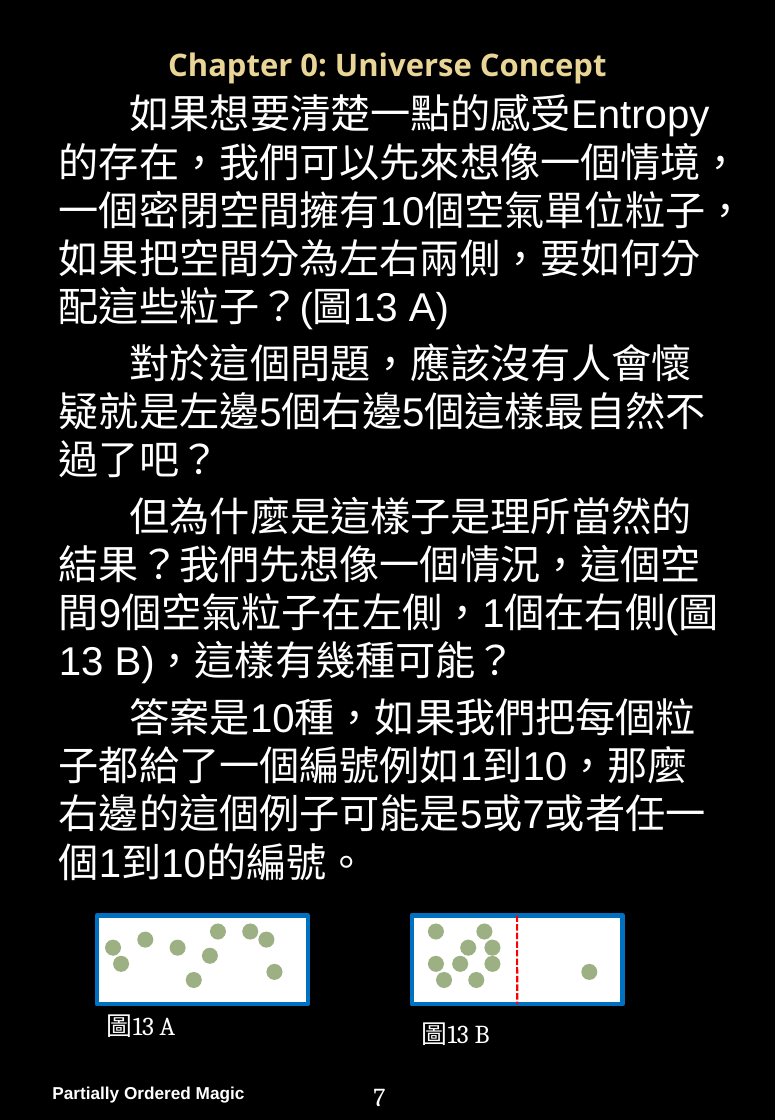
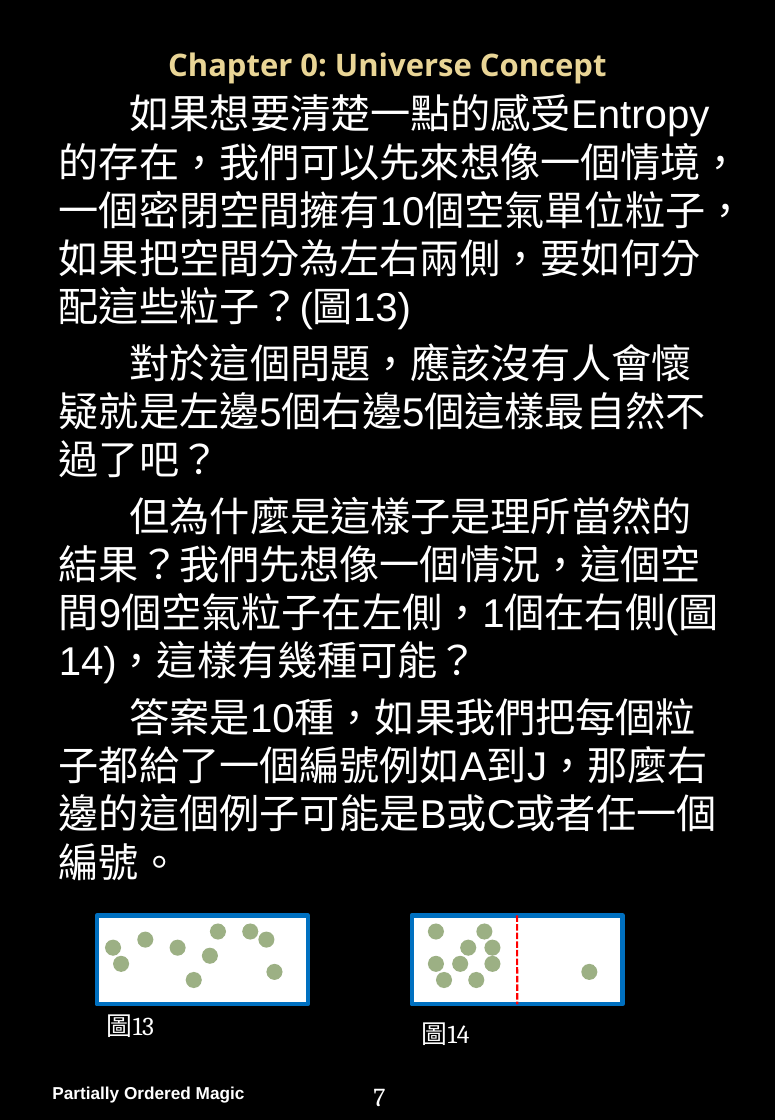
Before and after one commit to PartiallyOrderedMagic/PartiallyOrderedMagic.github.io, a slide deck: slide 7 of MyGame/Partially Ordered Magic Handbook.pptx (slide 8 before the commit). Drawn at 775x1120 pixels with LibreOffice and Linux fonts; fonts in the diff are those of the drawing; background and template pictures are left out. Boxes give left, top, right and bottom in pixels: in the first picture for what was removed or moved away, otherwise in the second. Text is boxed around its words. In the diff, an @@ line names an element or a change of style, - is before the commit and + after.

```diff
--- a/MyGame/Partially Ordered Magic Handbook.pptx
+++ b/MyGame/Partially Ordered Magic Handbook.pptx
@@ text at [59,94,746,330]: text changed @@
-如果想要清楚一點的感受Entropy的存在，我們可以先來想像一個情境，一個密閉空間擁有10個空氣單位粒子，如果把空間分為左右兩側，要如何分配這些粒子？(圖13 A)
+如果想要清楚一點的感受Entropy的存在，我們可以先來想像一個情境，一個密閉空間擁有10個空氣單位粒子，如果把空間分為左右兩側，要如何分配這些粒子？(圖13)
@@ text at [59,497,719,881]: text changed @@
-但為什麼是這樣子是理所當然的結果？我們先想像一個情況，這個空間9個空氣粒子在左側，1個在右側(圖13 B)，這樣有幾種可能？
-答案是10種，如果我們把每個粒子都給了一個編號例如1到10，那麼右邊的這個例子可能是5或7或者任一個1到10的編號。
+但為什麼是這樣子是理所當然的結果？我們先想像一個情況，這個空間9個空氣粒子在左側，1個在右側(圖14)，這樣有幾種可能？
+答案是10種，如果我們把每個粒子都給了一個編號例如A到J，那麼右邊的這個例子可能是B或C或者任一個編號。
@@ text at [107,1014,154,1037]: text changed @@
-圖13 A
+圖13
@@ text at [422,1022,470,1045]: text changed @@
-圖13 B
+圖14
```
Also in this commit, not shown: 30 other slides changed, 55 slides added, 5 slides removed, 4 other files.
